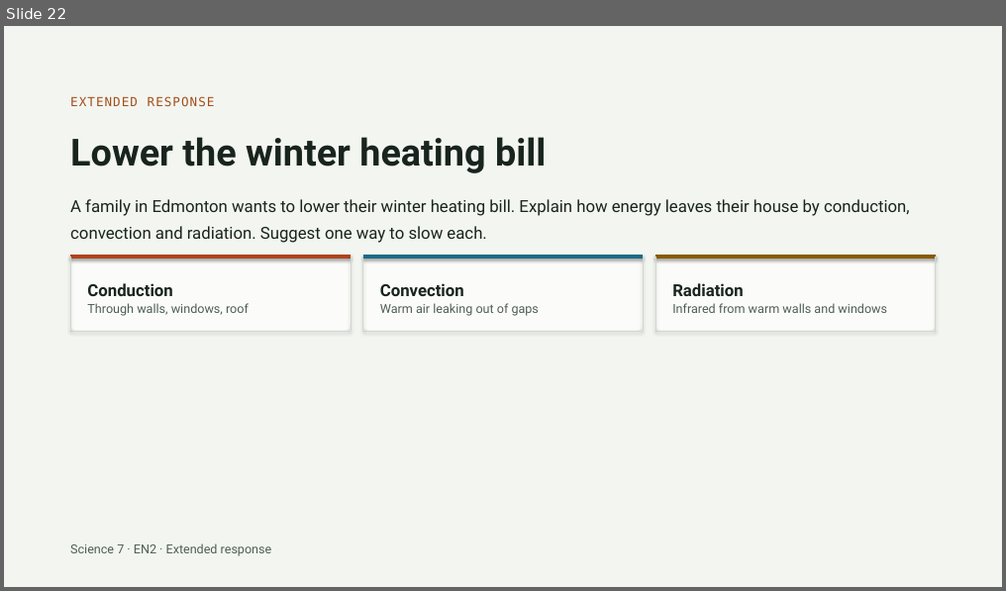
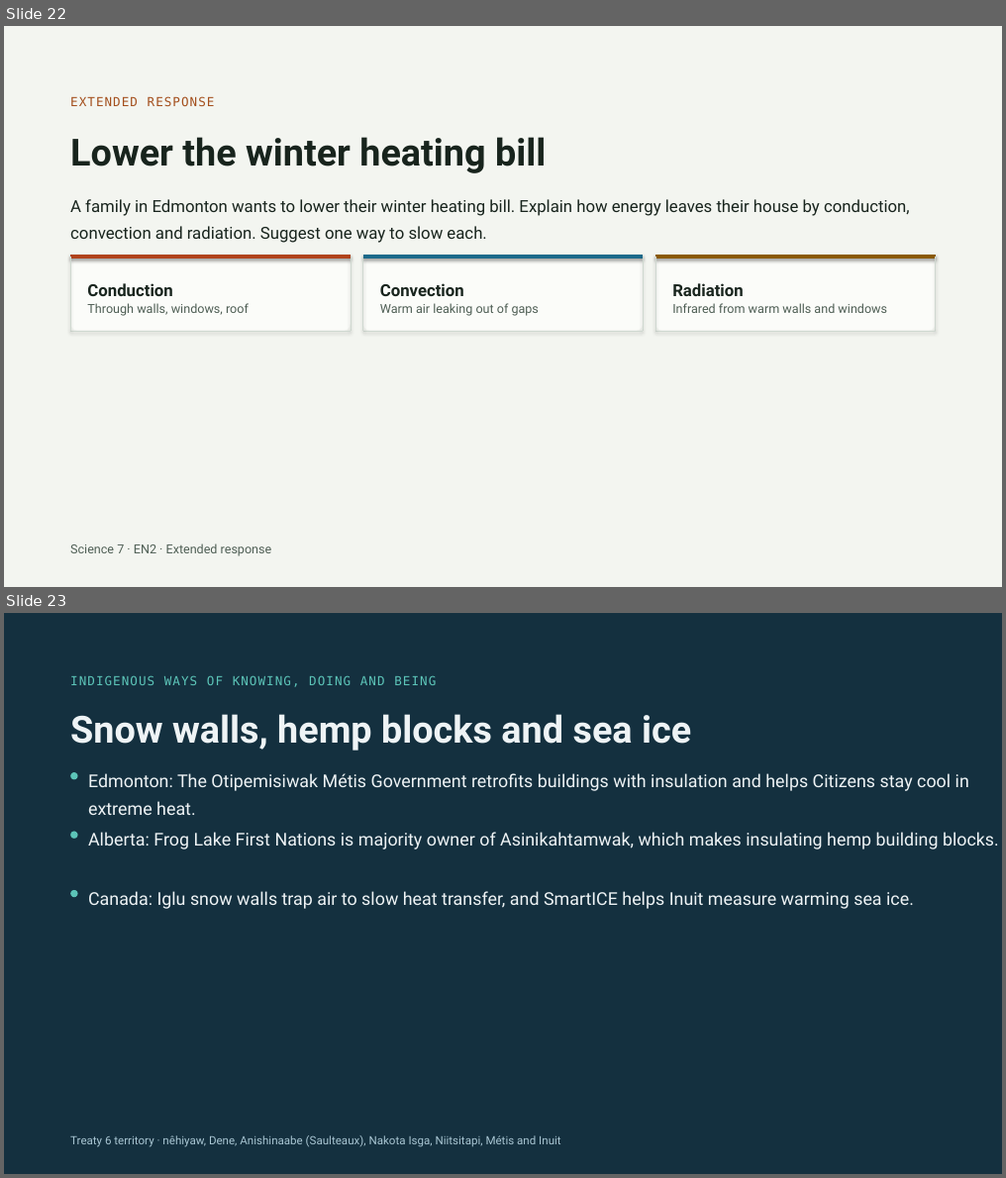
Before and after one commit to cebren/science-labs, a slide deck: science-starter-pack/slides/grade-7/temperature-and-heating-slides/temperature-and-heating-slides.pptx. Shown one above the other, each under a label of ours: slide 22 before the commit, slides 22 and 23 after it. The pictures are 1006x591 and 1006x1178 pixels, drawn with LibreOffice and Linux fonts; fonts in the diff are those of the drawing. Boxes give left, top, right and bottom in pixels: in the first picture for what was removed or moved away, otherwise in the second. Text is boxed around its words. In the diff, an @@ line names an element or a change of style, - is before the commit and + after.

```diff
--- a/science-starter-pack/slides/grade-7/temperature-and-heating-slides/temperature-and-heating-slides.pptx
+++ b/science-starter-pack/slides/grade-7/temperature-and-heating-slides/temperature-and-heating-slides.pptx
@@ slide 23 added at bbox=[4, 613, 1002, 1174], background #14303F @@
@@ text added at bbox=[70, 675, 436, 687], 12 pt, text #5CC4B8 @@
+INDIGENOUS WAYS OF KNOWING, DOING AND BEING
@@ text added at bbox=[70, 714, 691, 751], 36 pt, text #EEF3F5, bold @@
+Snow walls, hemp blocks and sea ice
@@ rounded rectangle added at bbox=[70, 772, 78, 780], fill #5CC4B8 @@
@@ text added at bbox=[88, 773, 969, 815], 17 pt, text #EEF3F5 @@
+Edmonton: The Otipemisiwak Métis Government retrofits buildings with insulation and helps Citizens stay cool in extreme heat.
@@ rounded rectangle added at bbox=[70, 832, 78, 839], fill #5CC4B8 @@
@@ text added at bbox=[88, 832, 999, 850], 17 pt, text #EEF3F5 @@
+Alberta: Frog Lake First Nations is majority owner of Asinikahtamwak, which makes insulating hemp building blocks.
@@ rounded rectangle added at bbox=[70, 890, 78, 897], fill #5CC4B8 @@
@@ text added at bbox=[88, 891, 914, 909], 17 pt, text #EEF3F5 @@
+Canada: Iglu snow walls trap air to slow heat transfer, and SmartICE helps Inuit measure warming sea ice.
@@ text added at bbox=[70, 1136, 560, 1148], 11 pt, text #A9C6D3 @@
+Treaty 6 territory · nêhiyaw, Dene, Anishinaabe (Saulteaux), Nakota Isga, Niitsitapi, Métis and Inuit
```
Also in this commit, not shown: 11 other files.
